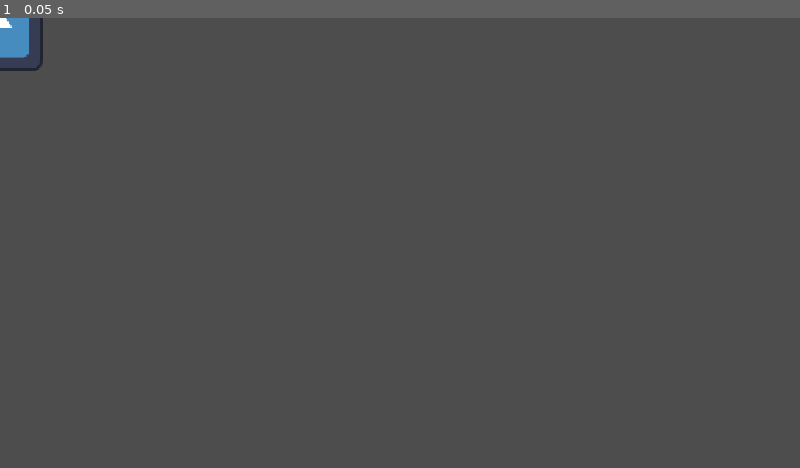
Above: before the commit, frame 1.
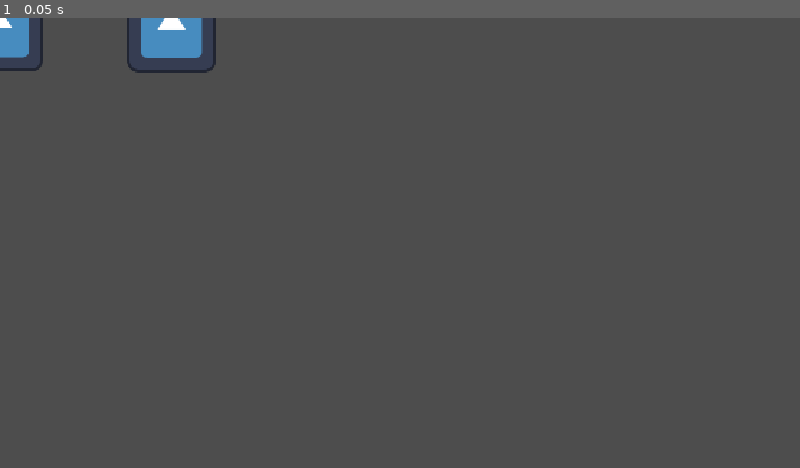
Above: after the commit, the same moment.

Repository: ShadowCoder27/test.project.repo
Game: Godot game, scene res://node_2d.tscn
The game is run twice, just before and just after one commit, with the same random seed, the same clock (stepped at 60 frames per second) and the same inputs. The project has no main scene, so this scene is started directly. The engine's default icon, where the game draws it, is replaced by a stand-in: a white triangle on a blue panel in a dark square.
Inputs:
- Up to frame 1 (0.05 s): no input

The runs differ from the first frame. In frame 1, 0.8% of the frame differs, in the area x 15-27%, y 0-13%.

Commit message:
added 2nd node

Diff:
--- a/node_2d.tscn
+++ b/node_2d.tscn
@@ -9,3 +9,7 @@
 [node name="Icon" type="Sprite2D" parent="." unique_id=1572901020]
 position = Vector2(-2, 13)
 texture = ExtResource("1_wtcfe")
+
+[node name="Icon2" type="Sprite2D" parent="." unique_id=1147825017]
+position = Vector2(247, 14)
+texture = ExtResource("1_wtcfe")
